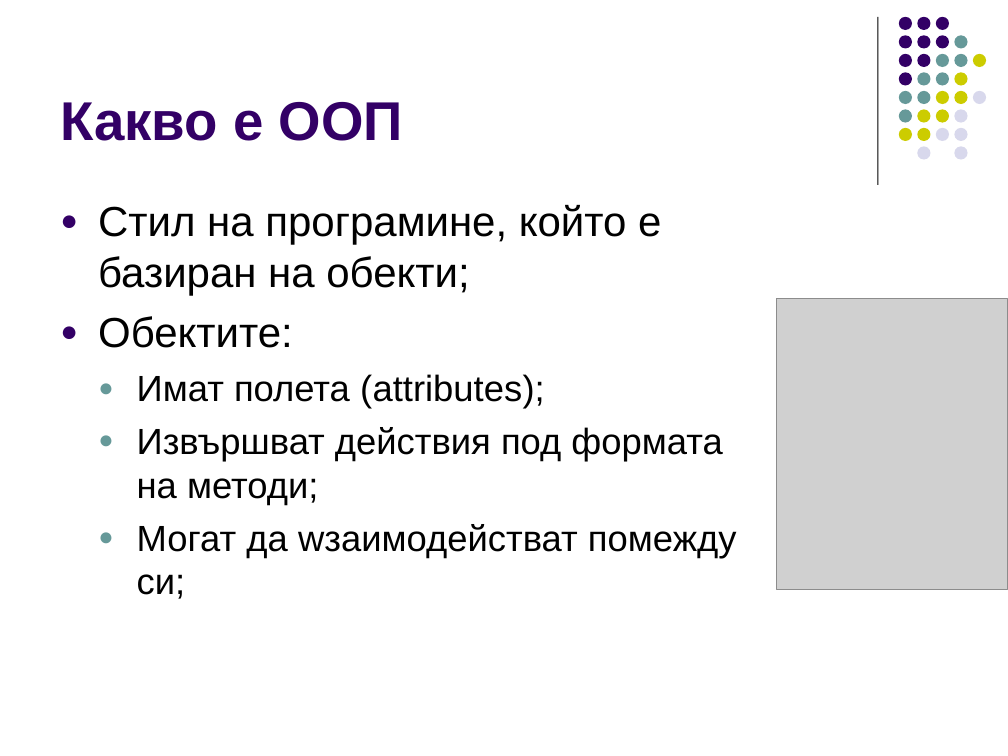
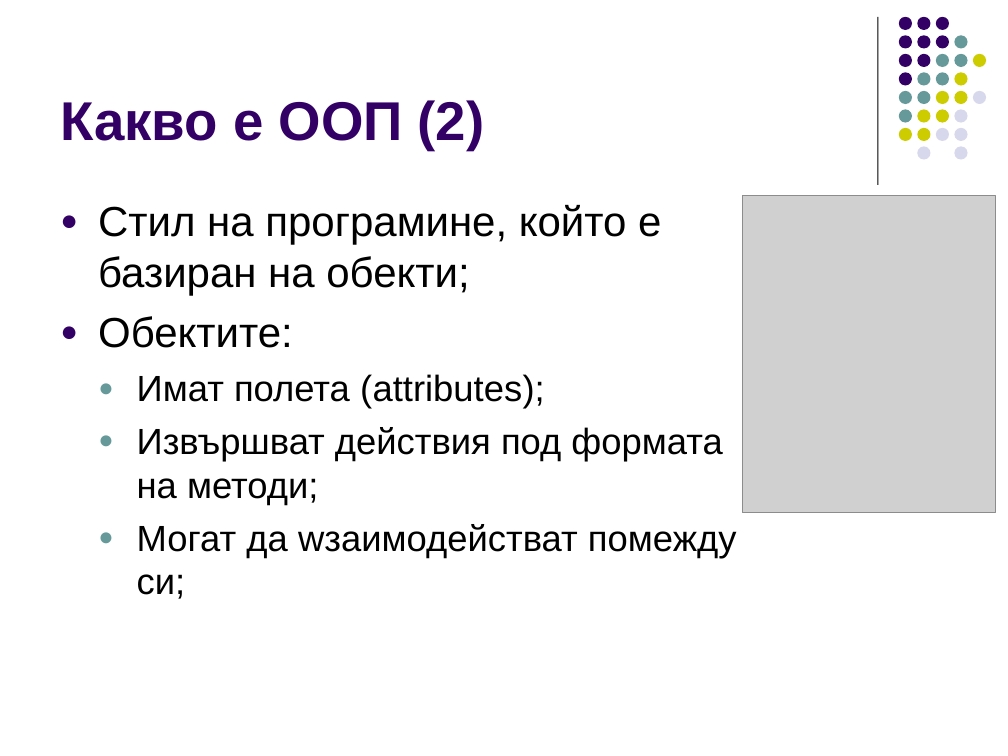
Before and after one commit to ivorusev/startup-factory-java-course, a slide deck: slide 3 of 2-OOP.ppt (slide 2 before the commit). Drawn at 1008x756 pixels with LibreOffice and Linux fonts; fonts in the diff are those of the drawing; grey boxes stand for pictures. Boxes give left, top, right and bottom in pixels: in the first picture for what was removed or moved away, otherwise in the second. Text is boxed around its words. In the diff, an @@ line names an element or a change of style, - is before the commit and + after.

```diff
--- a/2-OOP.ppt
+++ b/2-OOP.ppt
@@ title at (x1=60, y1=100, x2=485, y2=150): text changed @@
-Какво е ООП
+Какво е ООП (2)
@@ picture resized from (x1=776, y1=298, x2=1008, y2=589) to (x1=742, y1=196, x2=995, y2=513) @@
```
Also in this commit, not shown: 3 other slides changed, 9 slides added.
